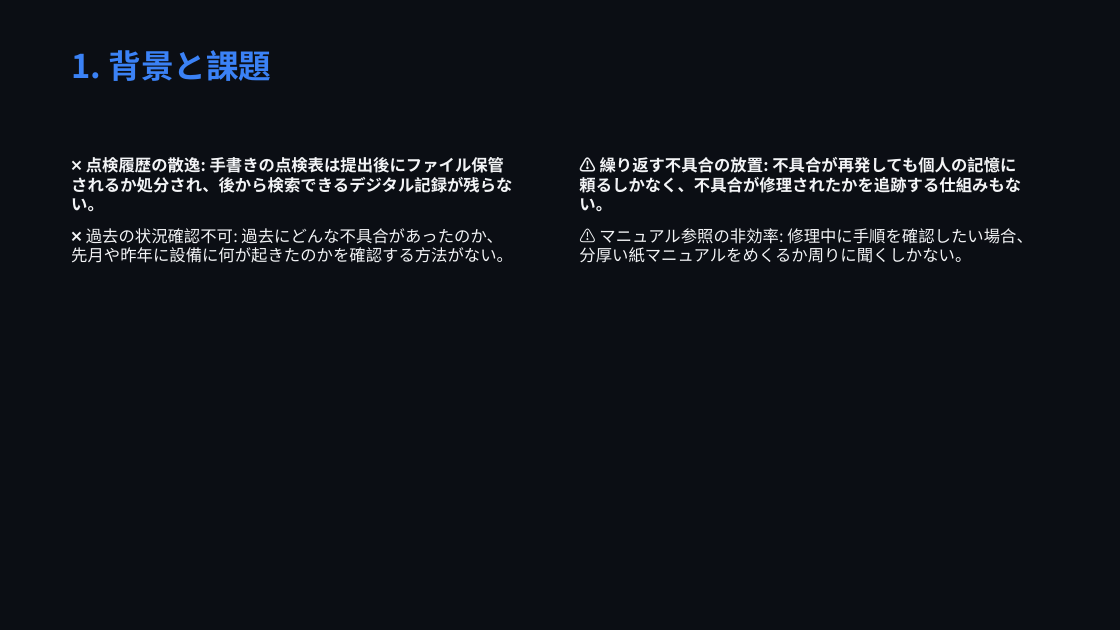
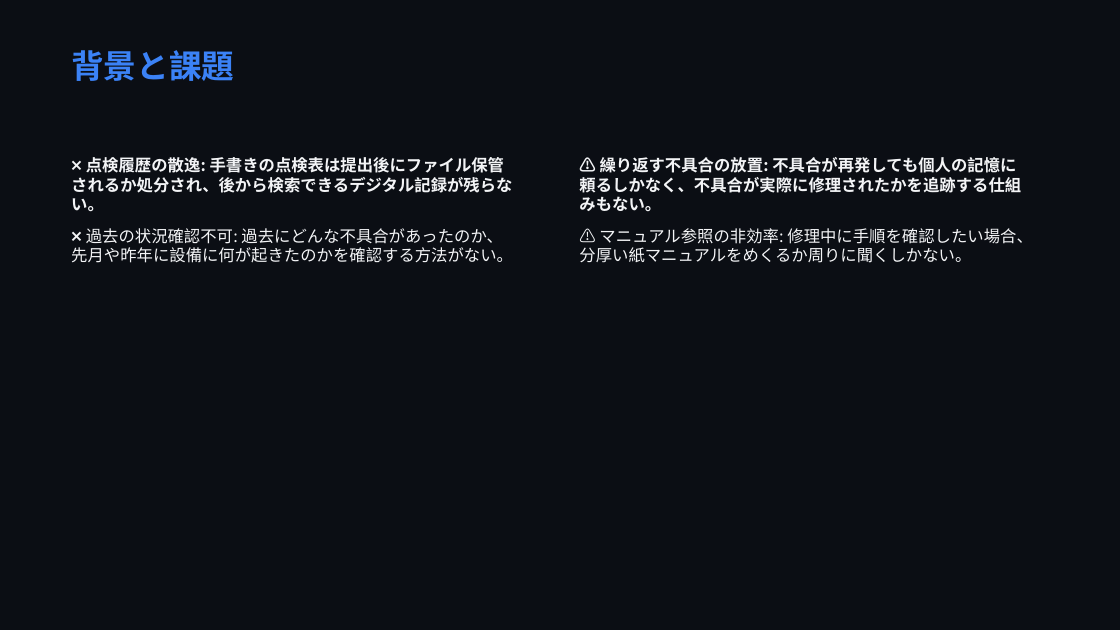
Before and after one commit to markjosephdsgatdula-dotcom/seibi-app-presentation, a slide deck: slide 2 of seibi_presentation.pptx. Drawn at 1120x630 pixels with LibreOffice and Linux fonts; fonts in the diff are those of the drawing. Boxes give left, top, right and bottom in pixels: in the first picture for what was removed or moved away, otherwise in the second. Text is boxed around its words. In the diff, an @@ line names an element or a change of style, - is before the commit and + after.

```diff
--- a/seibi_presentation.pptx
+++ b/seibi_presentation.pptx
@@ text at (71,50,234,81): text changed @@
-1. 背景と課題
+背景と課題
@@ text at (579,157,1021,211): text changed @@
-⚠️ 繰り返す不具合の放置: 不具合が再発しても個人の記憶に頼るしかなく、不具合が修理されたかを追跡する仕組みもない。
+⚠️ 繰り返す不具合の放置: 不具合が再発しても個人の記憶に頼るしかなく、不具合が実際に修理されたかを追跡する仕組みもない。
```
Also in this commit, not shown: 6 other slides changed, 2 slides added, 14 other files.
